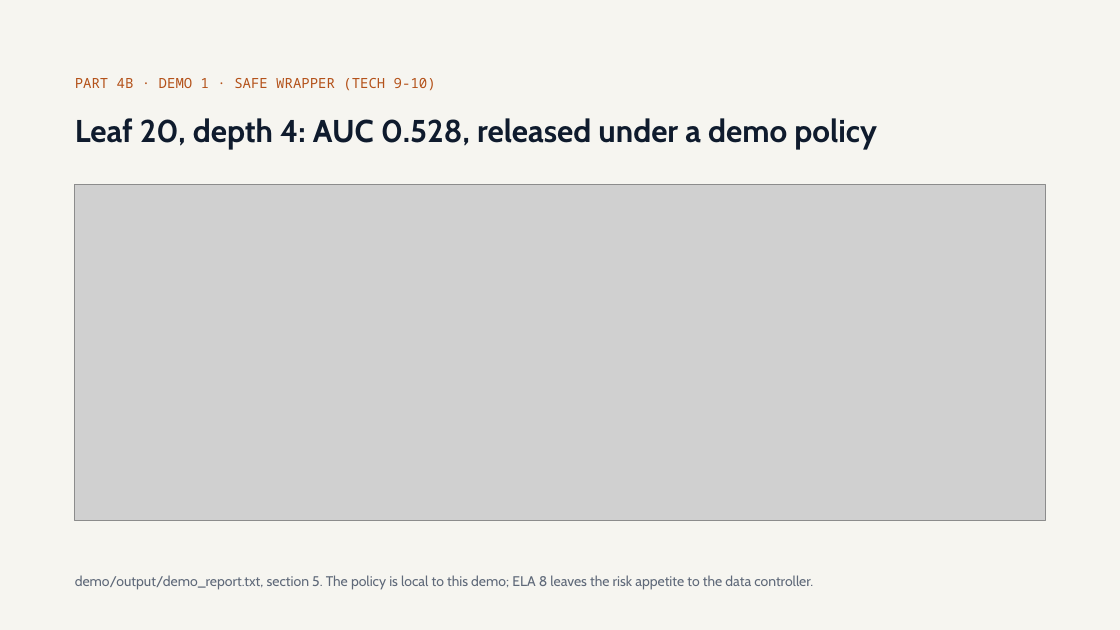
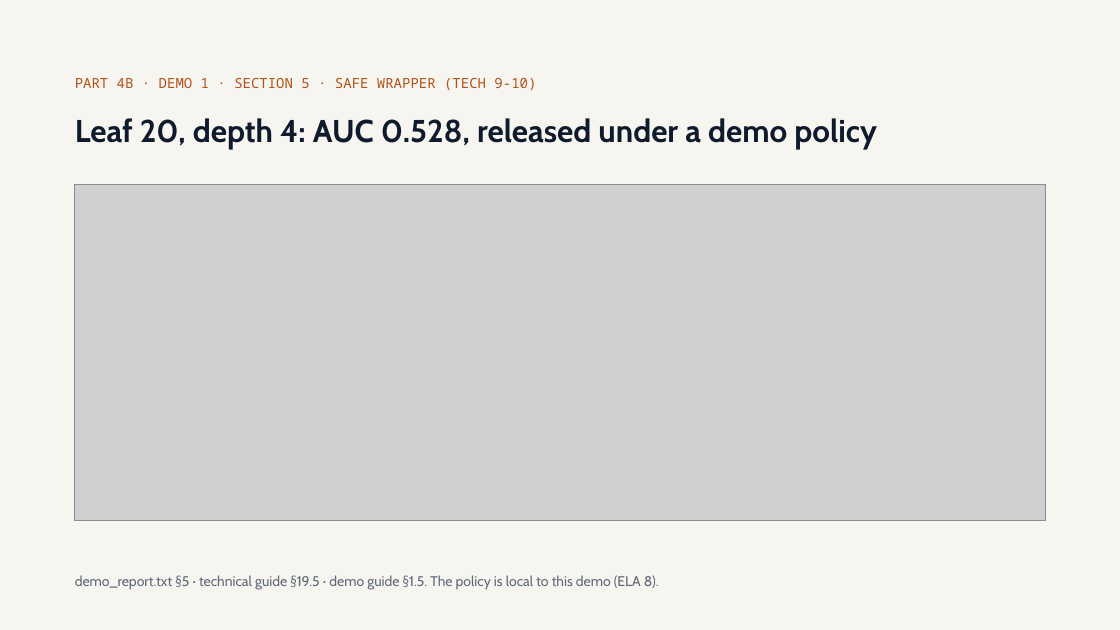
Before and after one commit to olonok69/graimatter_ML, a slide deck: slide 45 of docs/Adversarial_ML.pptx (slide 44 before the commit). Drawn at 1120x630 pixels with LibreOffice and Linux fonts; fonts in the diff are those of the drawing; grey boxes stand for pictures. Boxes give left, top, right and bottom in pixels: in the first picture for what was removed or moved away, otherwise in the second. Text is boxed around its words. In the diff, an @@ line names an element or a change of style, - is before the commit and + after.

```diff
--- a/docs/Adversarial_ML.pptx
+++ b/docs/Adversarial_ML.pptx
@@ text at <box>75,78,536,91</box>: text changed @@
-PART 4B · DEMO 1 · SAFE WRAPPER (TECH 9-10)
+PART 4B · DEMO 1 · SECTION 5 · SAFE WRAPPER (TECH 9-10)
@@ text at <box>75,575,659,590</box>: text changed @@
-demo/output/demo_report.txt, section 5. The policy is local to this demo; ELA 8 leaves the risk appetite to the data controller.
+demo_report.txt §5 · technical guide §19.5 · demo guide §1.5. The policy is local to this demo (ELA 8).
```
Also in this commit, not shown: 23 other slides changed, 1 slide added, 14 other files.
